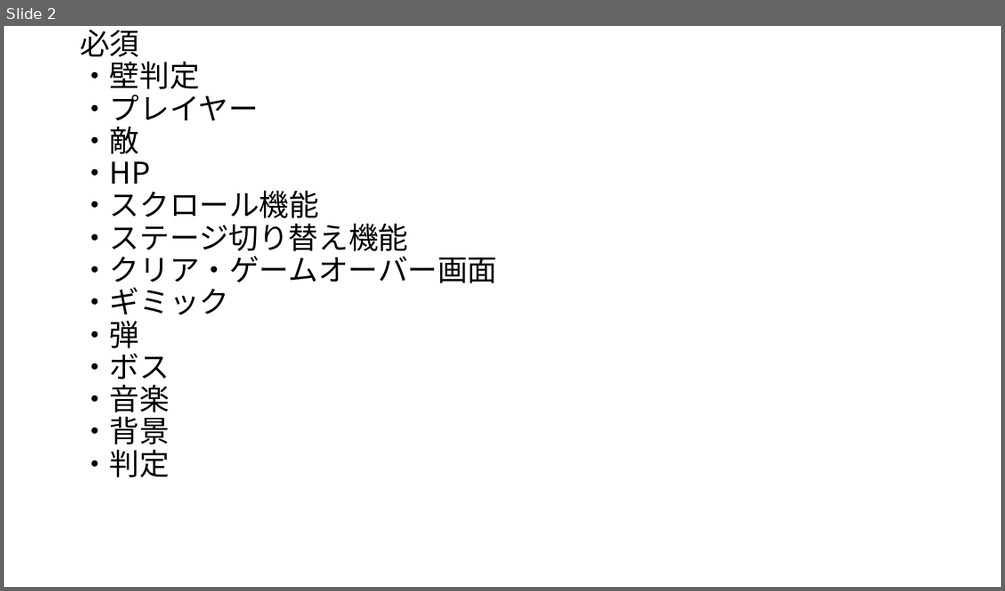
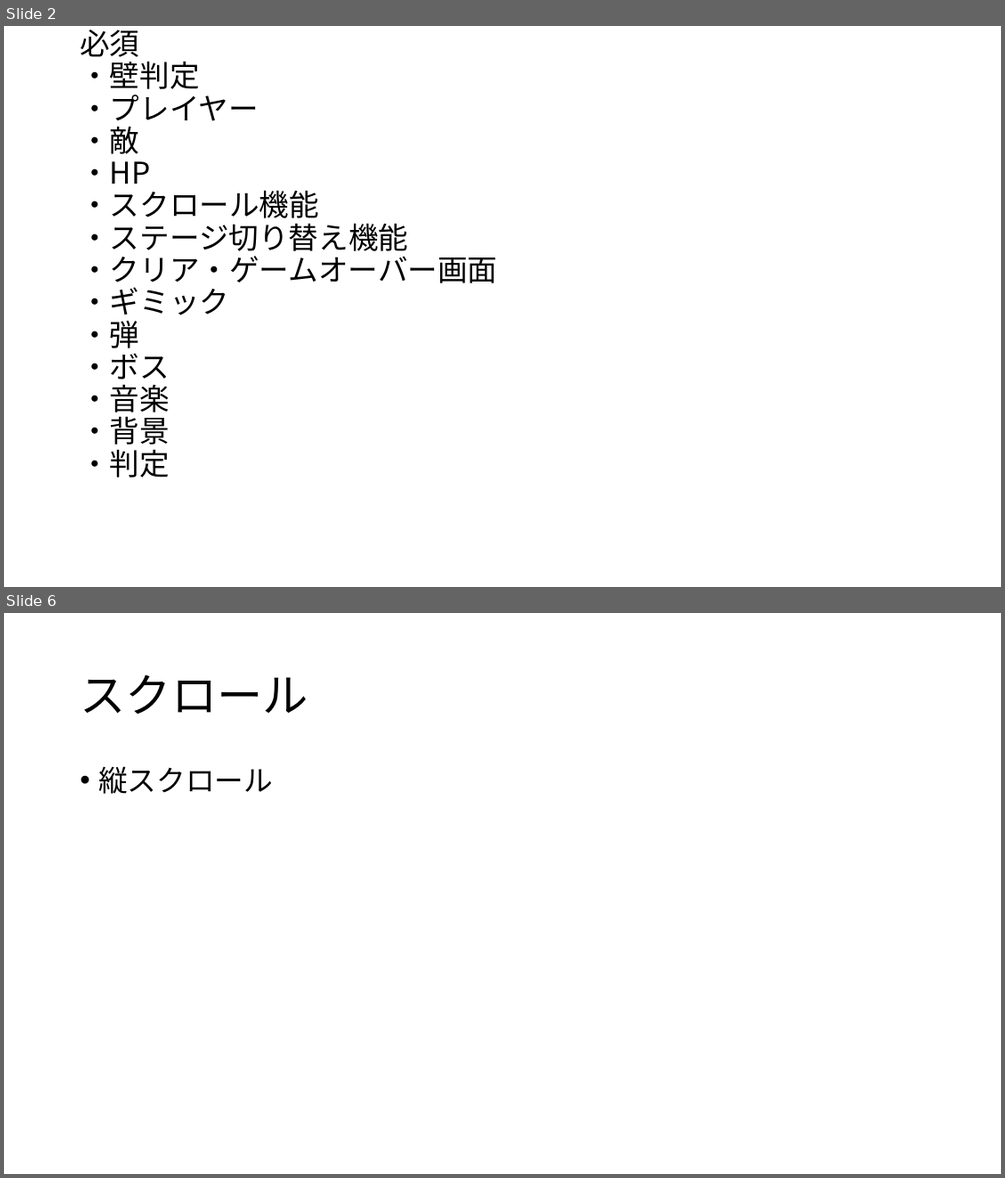
Before and after one commit to yutoge0712/Ripogekunn, a slide deck: シューティング.pptx. Shown one above the other, each under a label of ours: slide 2 before the commit, slides 2 and 6 after it; the slides between them are not shown. The pictures are 1005x591 and 1005x1178 pixels, drawn with LibreOffice and Linux fonts; fonts in the diff are those of the drawing. Boxes give left, top, right and bottom in pixels: in the first picture for what was removed or moved away, otherwise in the second. Text is boxed around its words. In the diff, an @@ line names an element or a change of style, - is before the commit and + after.

```diff
--- a/シューティング.pptx
+++ b/シューティング.pptx
@@ slide 6 added at box(4, 613, 1001, 1174), background #FFFFFF @@
@@ title added at box(80, 674, 308, 714), 44 pt, text #000000 @@
+スクロール
@@ text added at box(98, 766, 273, 794), 28 pt, text #000000 @@
+• 縦スクロール
```
Also in this commit, not shown: 3 other slides added, 1 slide removed.
